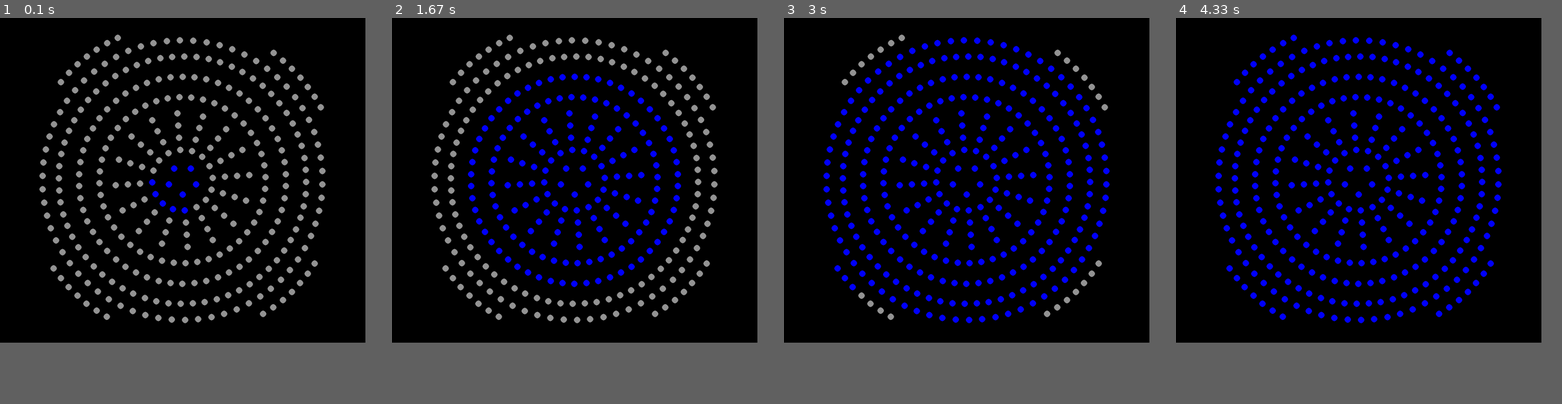
Above: before the commit, frames 1-4 (left to right).
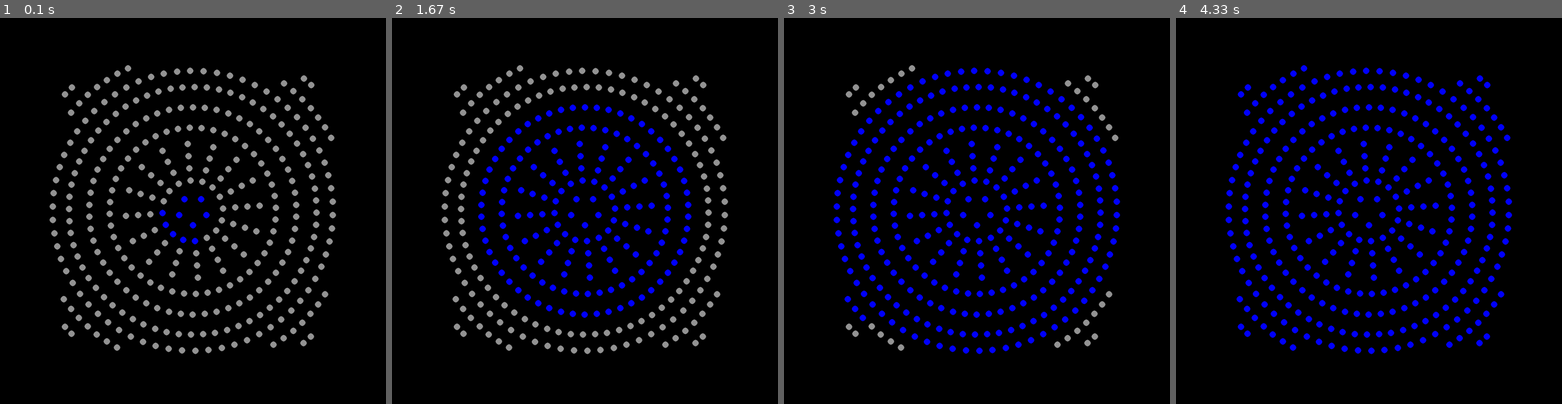
Above: after the commit, the same moments.

Repository: copacetic/edulux
Game: pygame game, started from kid.py
Two runs of this game, one before a commit and one after it. Both use one fixed random seed, a clock stepped at 60 frames per second and the inputs below. The source is Python 2; it was converted automatically to run under Python 3.
Inputs:
- Up to frame 1 (0.1 s): no input
- Up to frame 2 (1.67 s): no input
- Up to frame 3 (3 s): no input
- Up to frame 4 (4.33 s): no input
In our replay, the window is 852x757 before the commit and 900x900 after it. These sizes can differ from the game's own. Grey fills any space a smaller window leaves; there, only what the larger window draws over its background counts as a difference.

The runs differ from the first frame. In frame 1, 14% of the frame differs, in the area x 10-88%, y 4-88%; in frame 2, 14%; in frame 3, 14%; in frame 4, 14%.

Commit message:
final ring

Diff:
--- a/simulator.py
+++ b/simulator.py
@@ -14,8 +14,8 @@
 c_lightgrey = 150,150,150
 
 pos=[100,100]
-radius_array = [30,40,30,30,30,40,50,50,40,40]
-size = width,height = 900,800
+radius_array = [30,40,30,30,30,40,50,50,40,40,40]
+size = width,height = 950,950
 center = width/2,height/2
 pygame.display.set_caption("Fountain Simulation")
 screen = pygame.display.set_mode(size)
@@ -92,9 +92,10 @@
     ring_five_difference = (108-65, 210.7, 2)
     ring_six_difference = (54-1, 210, 3)
     ring_seven_difference = (64-1, 209, 2)
-    ring_eight_difference = (118-53, 209, 1, 30,60)
-    ring_nine_difference = (52-25, 145.6, 8.57, 81.43)
-    ring_array = [ring_zero_difference, ring_one_difference, ring_two_difference, ring_three_difference, ring_four_difference, ring_five_difference, ring_six_difference, ring_seven_difference, ring_eight_difference, ring_nine_difference]
+    ring_eight_difference = (118-53, 209, 1)
+    ring_nine_difference = (52-25, 145.6, 1, 60, 12/4, 7)
+    ring_ten_difference = (24-17, 120, 1, 84.55, 66/4, 2)
+    ring_array = [ring_zero_difference, ring_one_difference, ring_two_difference, ring_three_difference, ring_four_difference, ring_five_difference, ring_six_difference, ring_seven_difference, ring_eight_difference, ring_nine_difference, ring_ten_difference]
     light_id = 0
     count3 = 107
     count2 = 124
@@ -105,9 +106,10 @@
         number_of_lights = ring_array[ring_number][0]+ 1
         for light_number in range (number_of_lights):
             if ring_number > 8:
-                radians = -math.radians(360.0*light_number/(ring_array[ring_number][0]*3)) + math.radians(ring_array[ring_number][1])
-                if light_number%7 == 0 and light_number != 0:
-                    acc_angle += math.radians(60.0 - (360.0/(ring_array[ring_number][0]*3)))
+                print ring_number
+                radians = -math.radians(360.0*light_number/(ring_array[ring_number][0]*ring_array[ring_number][4])) + math.radians(ring_array[ring_number][1])
+                if light_number%ring_array[ring_number][5] == 0 and light_number != 0:
+                    acc_angle += math.radians(ring_array[ring_number][3] - (360.0/(ring_array[ring_number][0]*ring_array[ring_number][4])))
                 x = (ring_thickness/2 + radius_array[ring_number])*math.cos(radians-acc_angle) + center[0]
                 y = (ring_thickness/2 + radius_array[ring_number])*math.sin(radians-acc_angle) + center[1]
             else:
